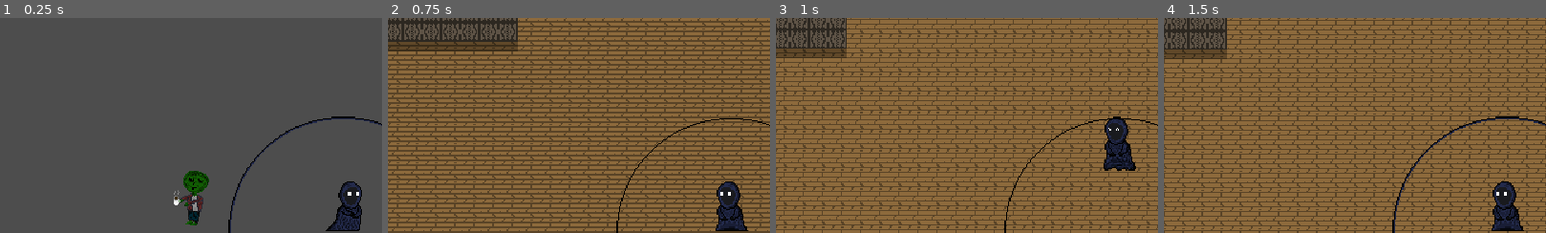
Above: before the commit, frames 1-4 (left to right).
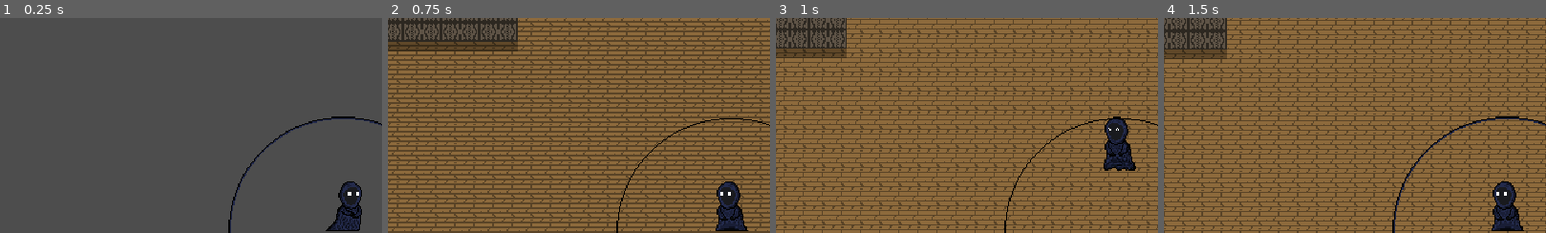
Above: after the commit, the same moments.

Repository: DaniMunteanu/DreamCatcher
Game: Godot game, scene res://floors/Floor.tscn
Same seed, same stepped clock (60 frames per second), same inputs: the game is played once before the commit and once after it. This scene is started directly instead of the project's main scene.
Inputs (mouse positions are % of the whole screen's width and height, from its top left):
- Up to frame 1 (0.25 s): no input
- Up to frame 2 (0.75 s): tap Enter (floor_generate) at 0.5 s; move the mouse to (72, 45) at 0.52 s; hold D (move_right) from 0.53 s (still down); hold Right mouse button (evade) from 0.53 s (still down)
- Up to frame 3 (1 s): keep holding D (move_right); keep holding Right mouse button (evade)
- Up to frame 4 (1.5 s): move the mouse to (30, 55) at 1.27 s; release D (move_right) at 1.28 s; release Right mouse button (evade) at 1.28 s; hold S (move_down) from 1.28 s (still down); click (30, 55) at 1.35 s
The pictures show only the part of the screen within x 5-55%, y 0-50%; the shares and areas given below are measured in that part.

The runs differ from the first frame. In frame 1, 1.2% of the frame differs, in the area x 45-55%, y 71-97%; in frame 2, nothing differs; in frame 3, nothing differs; in frame 4, nothing differs.

Commit message:
Fixed jump collision with walls and reworked enemies room spawn

Diff:
--- a/FloorRoom.gd
+++ b/FloorRoom.gd
@@ -19,6 +19,10 @@
 	for i in potential_doors:
 		if i in placed_doors_indexes:
 			placed_doors_or_walls[i].close_door()
+	place_enemies()
+
+func place_enemies():
+	pass
 
 func next_room() -> int:
 	var picked_room = available_rooms.pick_random()
--- a/floors/Floor.tscn
+++ b/floors/Floor.tscn
@@ -1,9 +1,8 @@
-[gd_scene load_steps=5 format=3 uid="uid://1cyusdr74lrj"]
+[gd_scene load_steps=4 format=3 uid="uid://1cyusdr74lrj"]
 
 [ext_resource type="Script" path="res://floors/floor.gd" id="1_icq2i"]
 [ext_resource type="PackedScene" uid="uid://556abvc22nkf" path="res://floors/FloorTemplate1.tscn" id="1_r7rng"]
 [ext_resource type="PackedScene" uid="uid://cupqqwddnk40" path="res://Player.tscn" id="33_fpr7m"]
-[ext_resource type="PackedScene" uid="uid://fktce8tbderh" path="res://mobs/sleepless.tscn" id="41_81u8u"]
 
 [node name="Floor" type="Node2D"]
 script = ExtResource("1_icq2i")
@@ -18,11 +17,9 @@
 position = Vector2(1872, 1152)
 
 [node name="Marker_13" type="Marker2D" parent="."]
-visible = false
 position = Vector2(2256, 1152)
 
 [node name="Marker_25" type="Marker2D" parent="."]
-visible = false
 position = Vector2(2832, 1200)
 
 [node name="Marker_12" type="Marker2D" parent="."]
@@ -250,8 +247,5 @@
 [node name="Marker_door_44" type="Marker2D" parent="."]
 position = Vector2(2924, 1244)
 
-[node name="Sleepless" parent="." instance=ExtResource("41_81u8u")]
-position = Vector2(1389, 1455)
-
 [node name="PlayerTest" parent="." instance=ExtResource("33_fpr7m")]
 position = Vector2(1531, 1460)
--- a/player.gd
+++ b/player.gd
@@ -86,9 +86,11 @@
 
 func jump(delta):
 	animation_player.play_jumping_right_animation()
-
 	if global_position.distance_to(jumping_target_position) > 3:
-		global_position += global_position.direction_to(jumping_target_position) * speed * delta
+		velocity = global_position.direction_to(jumping_target_position) * speed
+	else:
+		velocity = Vector2.ZERO
+	move_and_slide()
 
 func fire(delta):
 	if Input.is_action_pressed("evade") :
--- a/rooms/Floor1_Room1.tscn
+++ b/rooms/Floor1_Room1.tscn
@@ -1,8 +1,7 @@
-[gd_scene load_steps=6 format=4 uid="uid://bstnaq52088vj"]
+[gd_scene load_steps=5 format=4 uid="uid://bstnaq52088vj"]
 
 [ext_resource type="Script" path="res://rooms/room_1.gd" id="1_22adr"]
 [ext_resource type="Texture2D" uid="uid://yeu45ewmtbui" path="res://Sprites/TestTileset.png" id="1_oyrgt"]
-[ext_resource type="PackedScene" uid="uid://d3bsriscyguca" path="res://room_enemies/Room1_0.tscn" id="3_fgutl"]
 
 [sub_resource type="TileSetAtlasSource" id="TileSetAtlasSource_t3ydb"]
 texture = ExtResource("1_oyrgt")
@@ -63,8 +62,6 @@
 tile_map_data = PackedByteArray("AAADAAwAAAAEAAYAAAAEAAwAAAAFAAYAAAADAA0AAAAEAAYAAAAEAA0AAAAFAAYAAAADAA4AAAAEAAYAAAAEAA …(10864 unchanged characters)…
 tile_set = SubResource("TileSet_nkq6o")
 
-[node name="Room1_0" parent="." instance=ExtResource("3_fgutl")]
-
 [node name="Barrier" type="StaticBody2D" parent="."]
 
 [node name="CollisionPolygon2D" type="CollisionPolygon2D" parent="Barrier"]
@@ -72,5 +69,3 @@
 
 [node name="CollisionPolygon2D2" type="CollisionPolygon2D" parent="Barrier"]
 polygon = PackedVector2Array(432, 448, 432, 492, 384, 492, 384, 528, 372, 540, 336, 540, 336, 576, 324, 588, 288, 588,  …(301 unchanged characters)…
-
-[connection signal="enemies_defeated" from="Room1_0" to="." method="_on_room_1_0_enemies_defeated"]
--- a/rooms/room_1.gd
+++ b/rooms/room_1.gd
@@ -10,5 +10,11 @@
 	available_rooms = [0,7]
 	can_extend = true
 
-func _on_room_1_0_enemies_defeated() -> void:
+func _on_enemies_defeated() -> void:
 	Global.clear_room.emit(room_index)
+
+func place_enemies():
+	var enemies_res = preload("res://room_enemies/Room1_0.tscn")
+	var enemies = enemies_res.instantiate()
+	enemies.connect("enemies_defeated",_on_enemies_defeated)
+	call_deferred("add_child",enemies)
